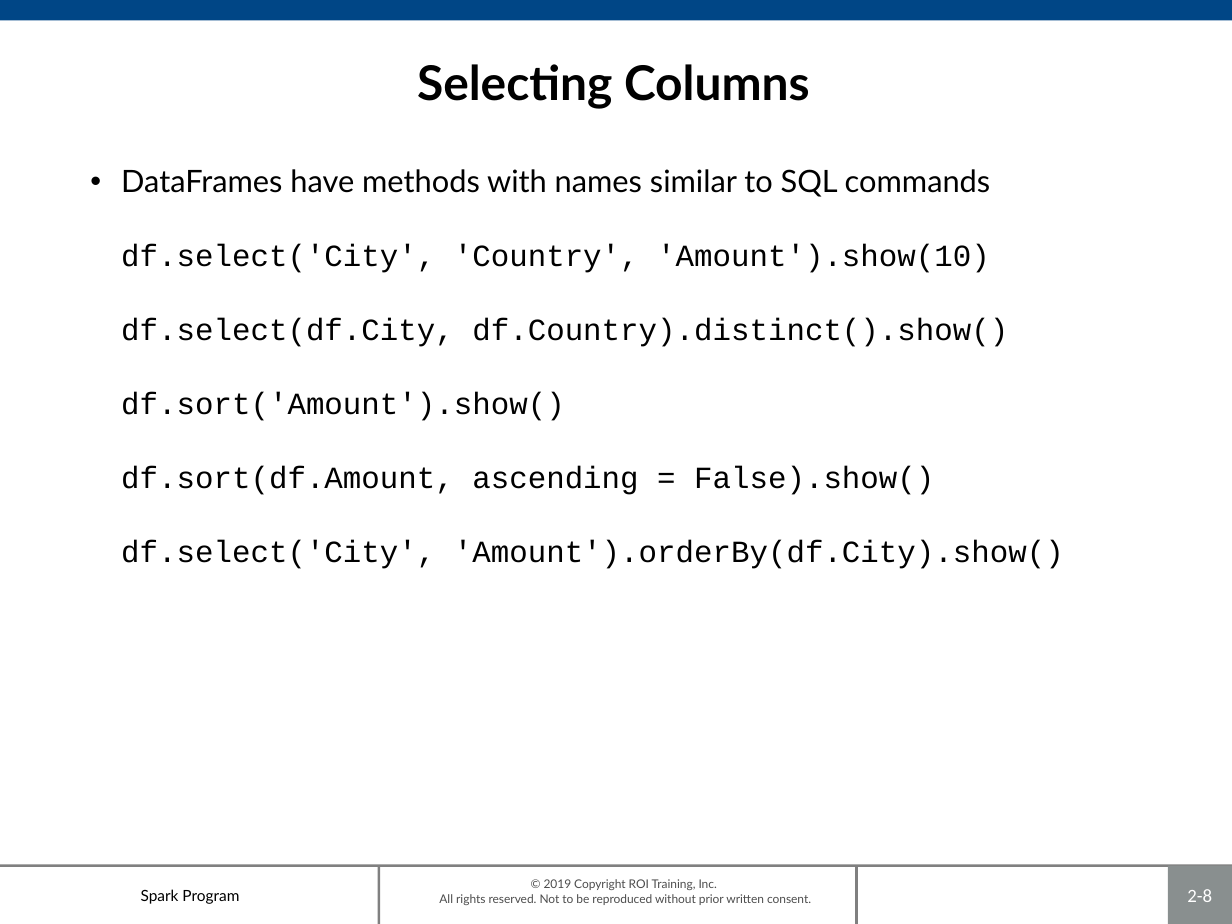
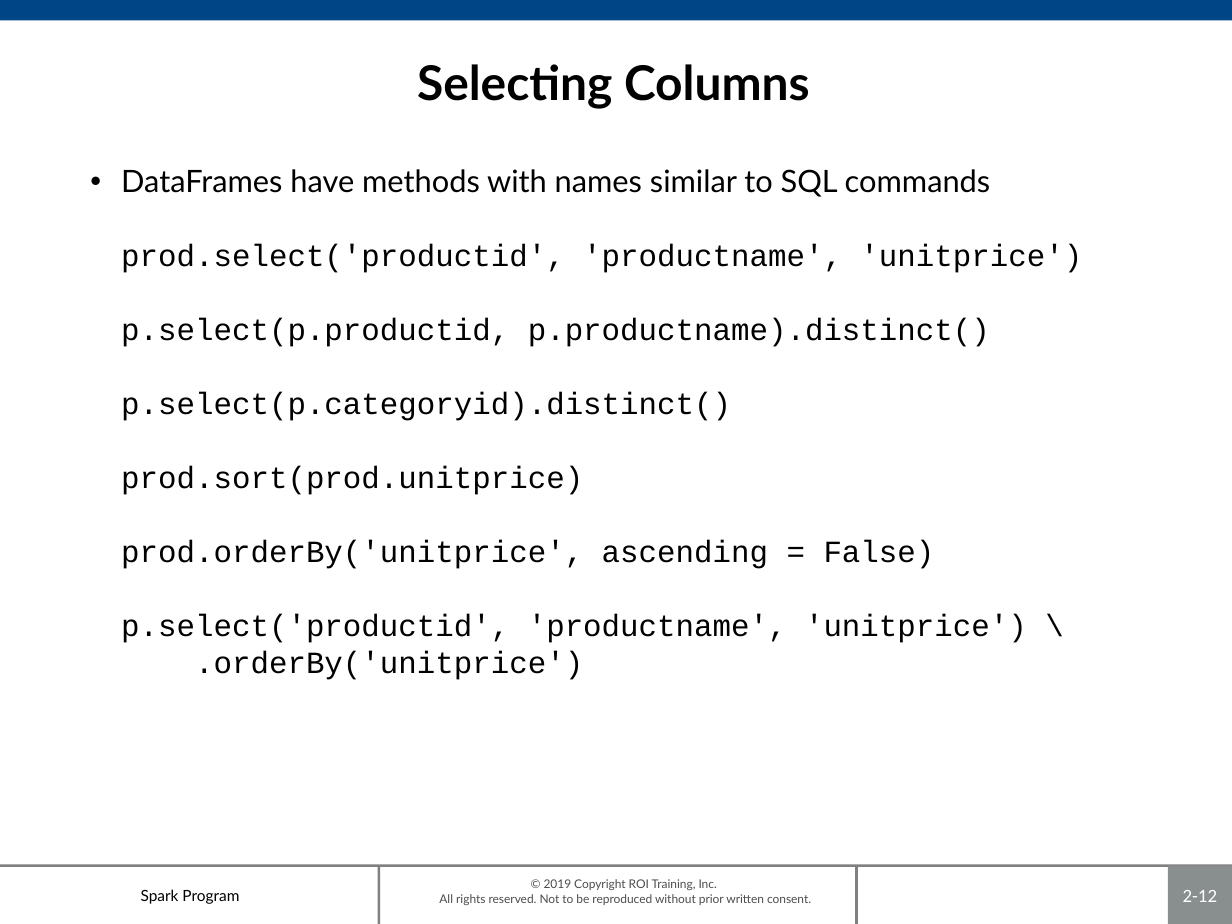
Before and after one commit to roitraining/SparkProgram, a slide deck: slide 12 of Day2/Day2_DataFrames.pptx (slide 8 before the commit). Drawn at 1232x924 pixels with LibreOffice and Linux fonts; fonts in the diff are those of the drawing; background and template pictures are left out. Boxes give left, top, right and bottom in pixels: in the first picture for what was removed or moved away, otherwise in the second. Text is boxed around its words. In the diff, an @@ line names an element or a change of style, - is before the commit and + after.

```diff
--- a/Day2/Day2_DataFrames.pptx
+++ b/Day2/Day2_DataFrames.pptx
@@ text at bbox=[121, 244, 1082, 680]: text changed @@
-  df.select('City', 'Country', 'Amount').show(10)
-  df.select(df.City, df.Country).distinct().show()
-  df.sort('Amount').show()
-  df.sort(df.Amount, ascending = False).show()
-  df.select('City', 'Amount').orderBy(df.City).show()
+  prod.select('productid', 'productname', 'unitprice')
+  p.select(p.productid, p.productname).distinct()
+  p.select(p.categoryid).distinct()
+  prod.sort(prod.unitprice)
+  prod.orderBy('unitprice', ascending = False)
+  p.select('productid', 'productname', 'unitprice') \
+  .orderBy('unitprice')
@@ page number at bbox=[1183, 890, 1217, 902]: text changed @@
-2-8
+2-12
```
Also in this commit, not shown: 4 other slides changed, 2 slides added, 1 slide removed, 1 other file.
